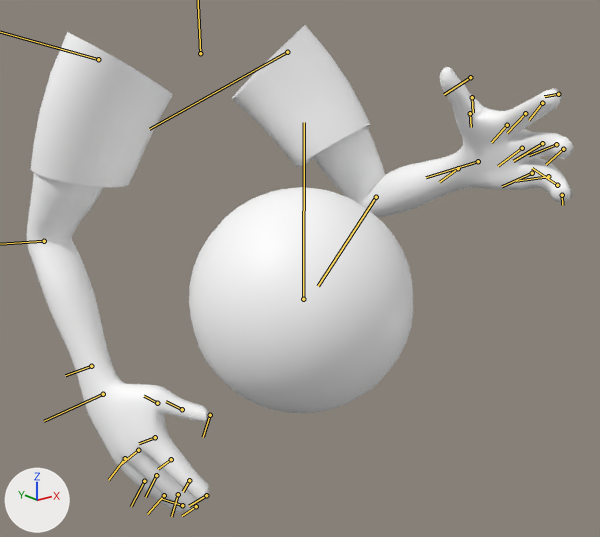
Renders of the FBX model Assets/Characters/Hobbit/Hobbit.fbx from each side of a commit.
Rendered twice from a camera (50 mm lens) standing at (-0.554, -0.885, 0.862) and looking at (0.009, -0.181, 0.58). Every picture has the same lights, and +X, +Y and +Z are marked at lower left. Both versions are drawn at frame 370 of the action 'neutralTransHighWalk'; the numbers are the values there. The bones that bend it are drawn over the model as lines.

Names of what the first picture shows: 'arms', 'basketball'.
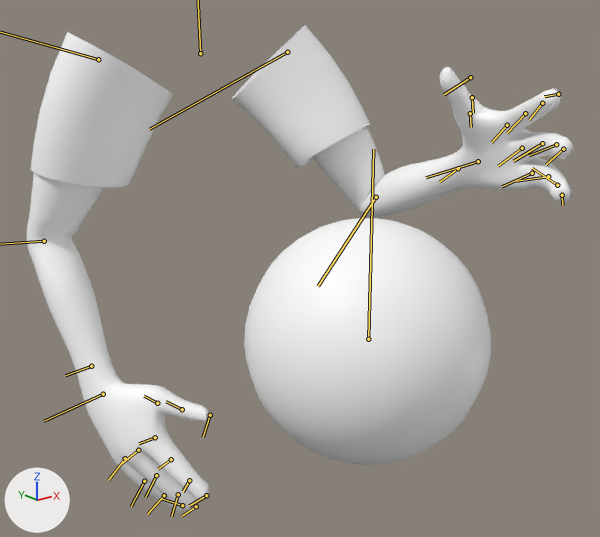
Where the change shows, as pixel boxes [x1, y1, x2, y2] in the pictures (600 x 537 px):
```json
{"object": "basketball", "change": "posed", "before": [189, 187, 413, 414], "after": [244, 218, 491, 465], "on screen": "10% wider, 9% taller"}
{"object": "arms", "change": "posed", "before": [27, 25, 573, 513], "after": [27, 25, 573, 513]}
{"bone": "Basketball_JNT", "before": "(303, 299) to (304, 122)", "after": "(368, 339) to (373, 149)"}
```

Edits to the scene script, one JSON object a line:
```json
{"block": "bone_basketball_jnt", "where": "bone_basketball_jnt = bpy.data.objects['Master'].pose.bones['Basketball_JNT']  # child of 'Arms_ROOT_JNT'"}
{"op": "set", "path": "bone_basketball_jnt.location", "old": "(0.0, 0.0, 0.0)", "new": "(0.0, -1.4, 10.7)"}
```
